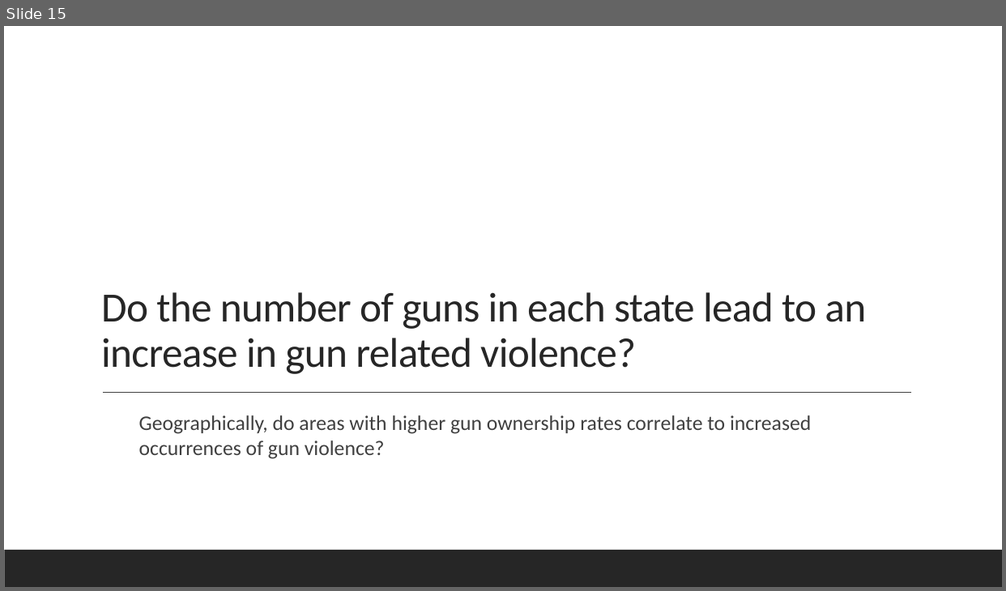
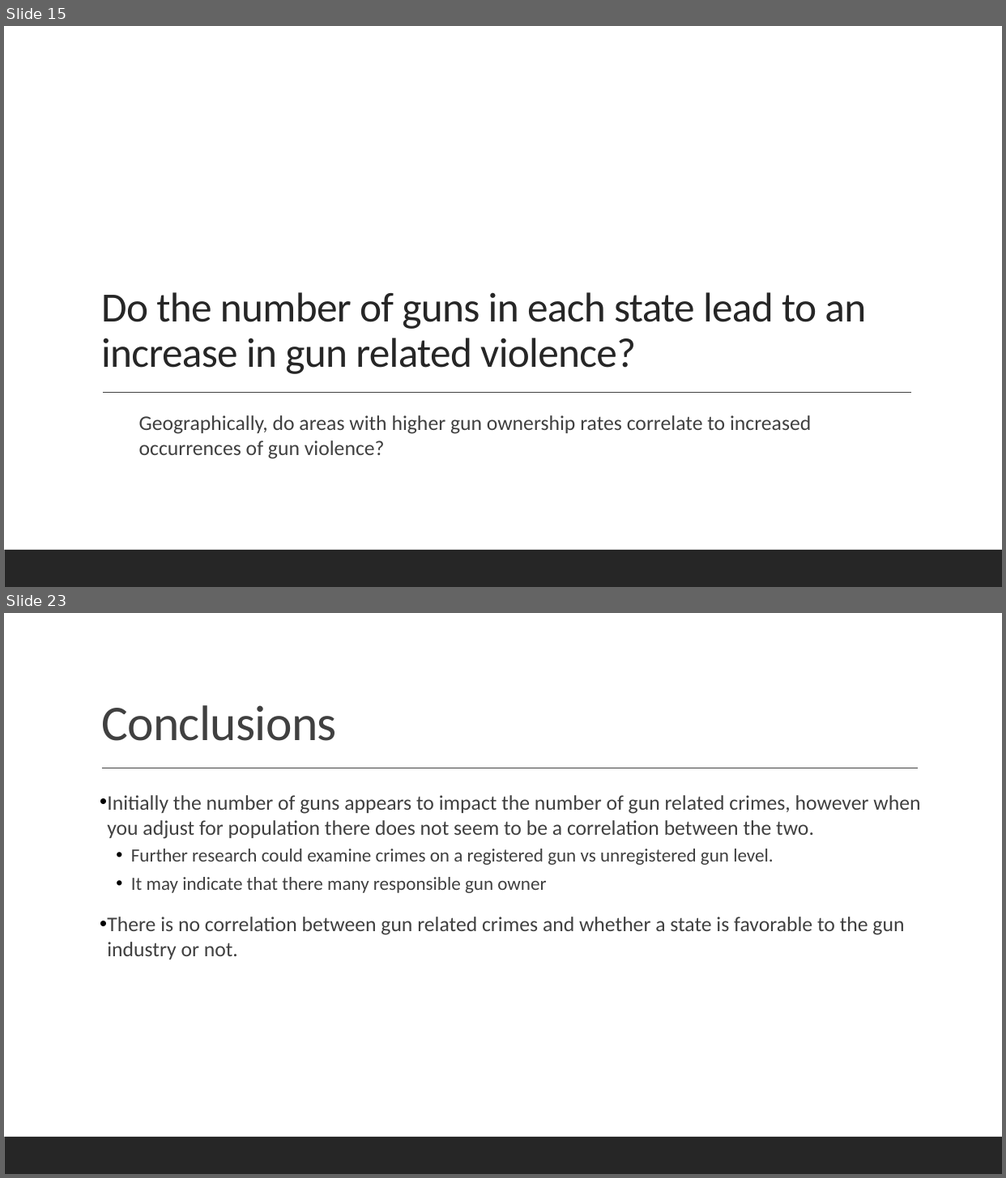
Before and after one commit to KyleYounghans/GunViolenceDataAnalysis, a slide deck: Gun Violence in the US (07.18.19).pptx. Shown one above the other, each under a label of ours: slide 15 before the commit, slides 15 and 23 after it; the slides between them are not shown. The pictures are 1006x591 and 1006x1178 pixels, drawn with LibreOffice and Linux fonts; fonts in the diff are those of the drawing. Boxes give left, top, right and bottom in pixels: in the first picture for what was removed or moved away, otherwise in the second. Text is boxed around its words. In the diff, an @@ line names an element or a change of style, - is before the commit and + after.

```diff
--- a/Gun Violence in the US (07.18.19).pptx
+++ b/Gun Violence in the US (07.18.19).pptx
@@ slide 23 added at (4, 613, 1002, 1174), background #FFFFFF; not listed: 1 template element that a slide beside it also shows @@
@@ title added at (101, 705, 337, 741), 48 pt, text #404040 @@
+Conclusions
@@ line added from (102, 769) to (918, 769), #404040 1 pt @@
@@ text added at (107, 795, 920, 960), 20 pt, text #404040 @@
+• Initially the number of guns appears to impact the number of gun related crimes, however when you adjust for population there does not seem to be a correlation between the two.
+  • Further research could examine crimes on a registered gun vs unregistered gun level.
+  • It may indicate that there many responsible gun owner
+• There is no correlation between gun related crimes and whether a state is favorable to the gun industry or not.
```
Also in this commit, not shown: 1 slide changed, 6 other slides added, 1 slide removed, 19 other files.
